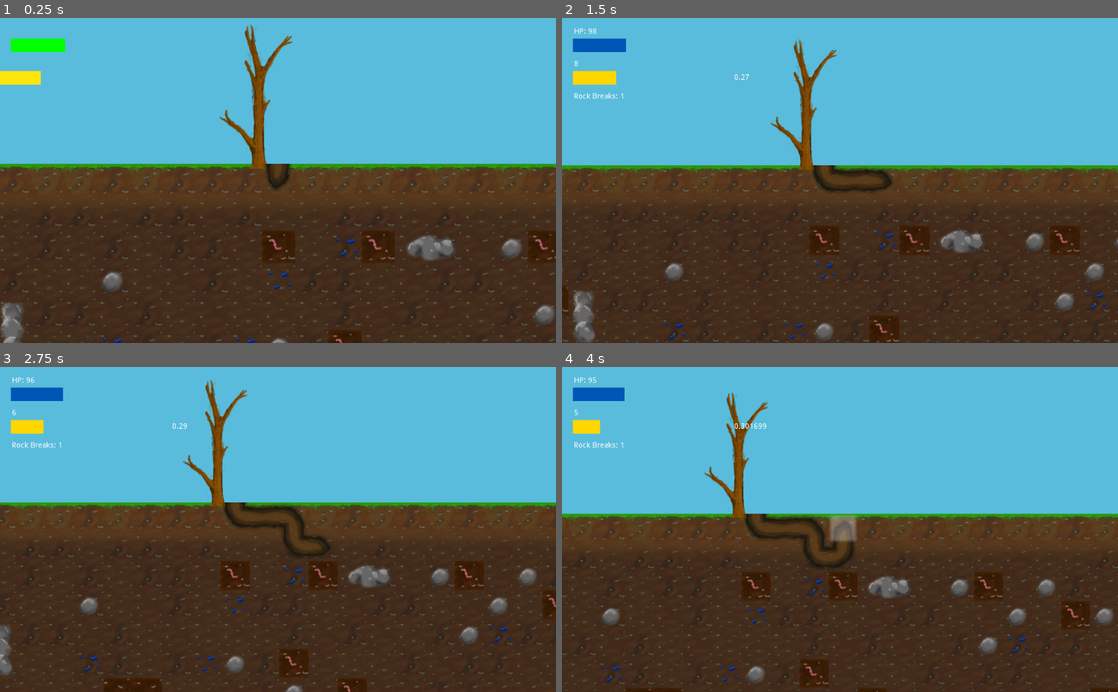
Above: before the commit, frames 1-4 (two rows, left to right).
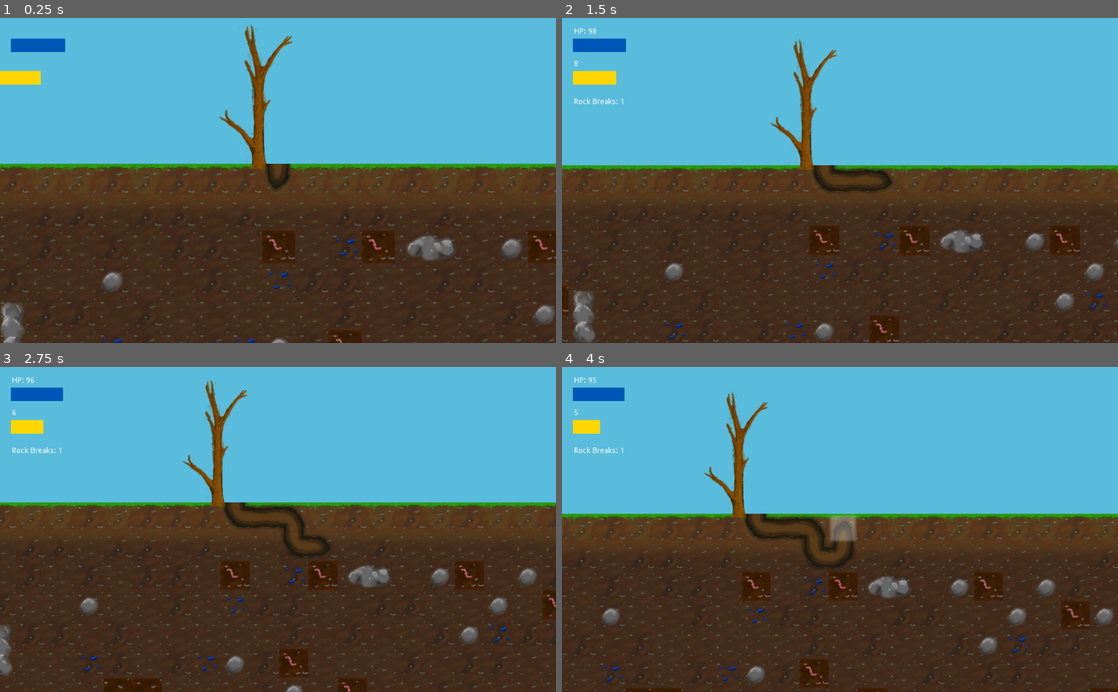
Above: after the commit, the same moments.

Repository: Sushperson/Tree-Simulator-2023
Game: Godot game, scene res://Scenes/World.tscn
Same seed, same stepped clock (60 frames per second), same inputs: the game is played once before the commit and once after it. The engine's default icon, where the game draws it, is replaced by a stand-in: a white triangle on a blue panel in a dark square.
Inputs:
- Up to frame 1 (0.25 s): no input
- Up to frame 2 (1.5 s): tap Enter (ui_accept) at 0.5, 0.77 s; hold D (right) 0.53-1.28 s; hold S (down) from 1.28 s (still down)
- Up to frame 3 (2.75 s): tap Enter (ui_accept) at 1.52 s; release S (down) at 2.03 s; hold D (right) from 2.03 s (still down)
- Up to frame 4 (4 s): release D (right) at 2.78 s; hold W (up) 2.78-3.53 s; tap Enter (ui_accept) at 3.02, 3.77 s; hold A (left) from 3.53 s (still down)

The runs differ from the first frame. In frame 1, 0.4% of the frame differs, in the area x 1-12%, y 6-11%; in frame 2, 0.2%; in frame 3, 0.2%; in frame 4, 0.2%.

Commit message:
Removed Clutter

Diff:
--- a/Tree_sim/Scenes/World.tscn
+++ b/Tree_sim/Scenes/World.tscn
@@ -580,9 +580,9 @@
 
 [node name="StoneSkill" type="Label" parent="HUD"]
 margin_left = 22.0
-margin_top = 138.0
+margin_top = 148.0
 margin_right = 62.0
-margin_bottom = 152.0
+margin_bottom = 162.0
 
 [node name="DebugCamSize" type="Label" parent="HUD"]
 margin_left = 15.0
--- a/Tree_sim/Scripts/World.gd
+++ b/Tree_sim/Scripts/World.gd
@@ -48,12 +48,12 @@
 	get_node("HUD/HpFill").position.y = hp_bar_pos_y
 	get_node("HUD/HpFill").scale.x = hp_bar_scale_x * 100
 	get_node("HUD/HpFill").scale.y = hp_bar_scale_y
-	get_node("HUD/HpFill").modulate = Color(0,1,0)
+	get_node("HUD/HpFill").modulate = Color(0,(87.0/255.0),(183.0/255.0))
 	get_node("HUD/FoodFill").position.x = food_bar_pos_x + (player.remaining_current_root_tiles/2)
 	get_node("HUD/FoodFill").position.y = food_bar_pos_y
 	get_node("HUD/FoodFill").scale.x = food_bar_scale_x * player.remaining_current_root_tiles * 10
 	get_node("HUD/FoodFill").scale.y = food_bar_scale_y
-	get_node("HUD/FoodFill").modulate = Color(1,0.90,0.05)
+	get_node("HUD/FoodFill").modulate = Color(1,(215.0/255.0),0)
 	get_node("Player/Sprite").set_rotation(0)
 
 
@@ -392,7 +392,7 @@
 	game_speed = fac_speed * logWithBase(score + 1, 2) + start_speed
 	if game_speed > 0.7:
 		game_speed = 0.7
-	get_node("HUD/GameSpeed").set_text(str(game_speed))
+	# get_node("HUD/GameSpeed").set_text(str(game_speed))
 	#if score > 50 and score < 101:
 	#	game_speed = 0.55
 	#	tick_length = 1 - game_speed
